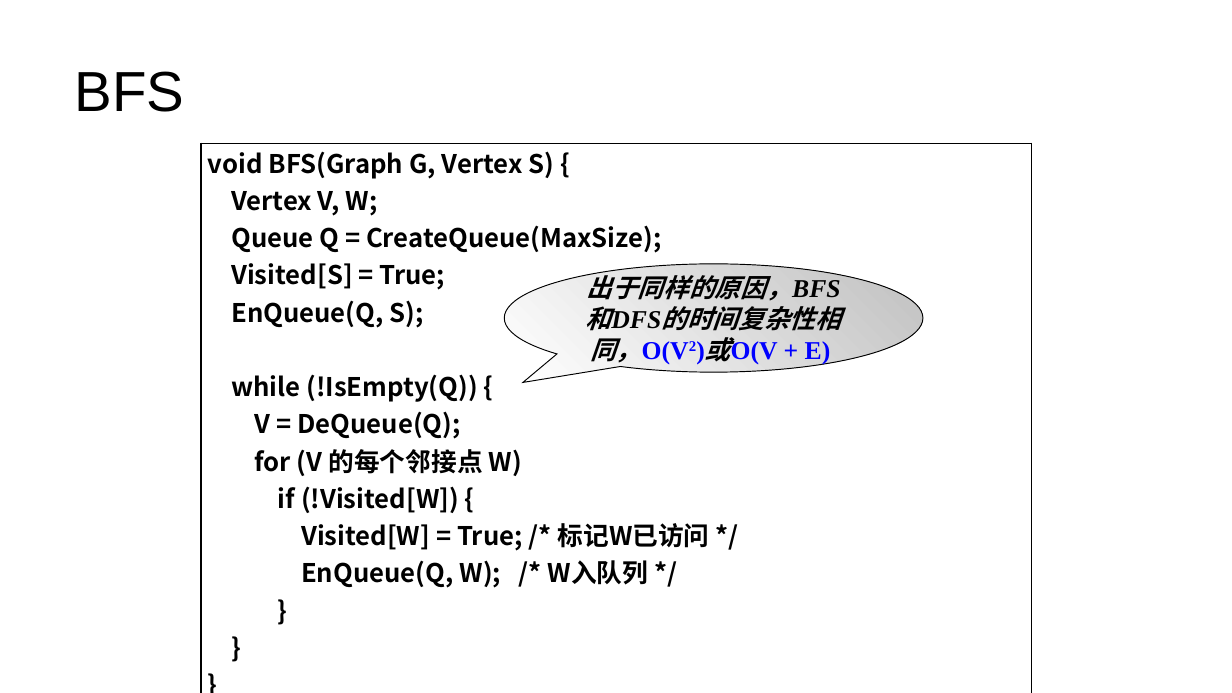
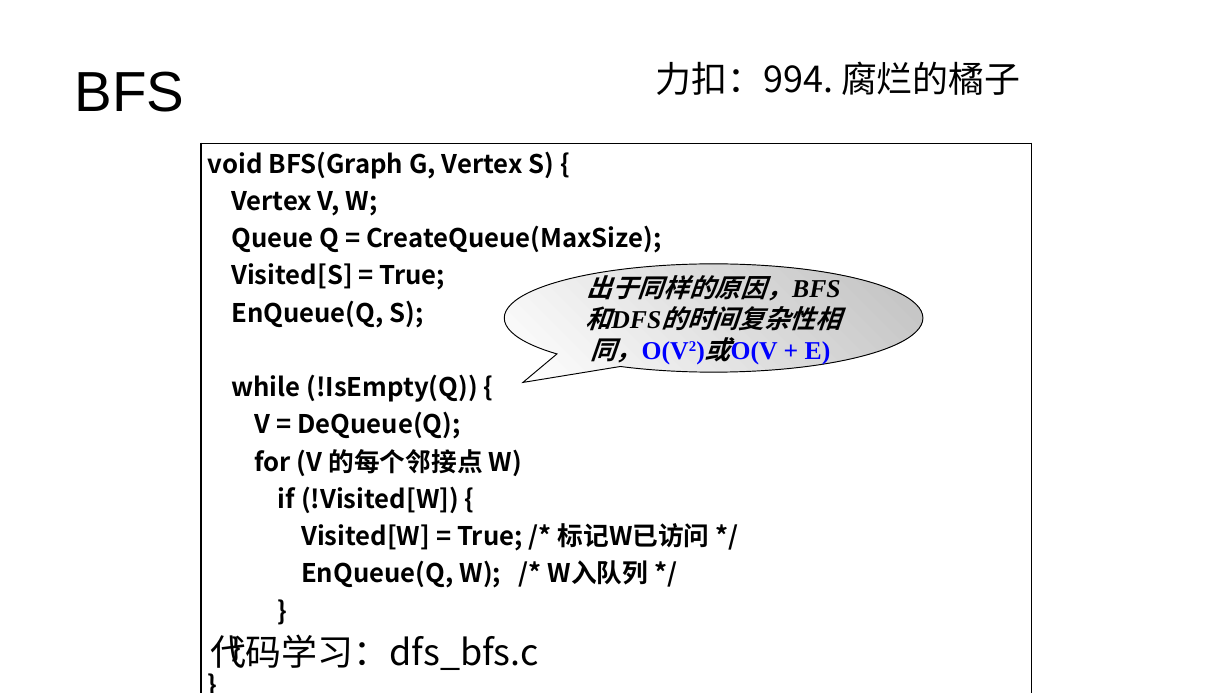
Before and after one commit to lezhang-thu/data-structure, a slide deck: slide 19 of graph/2022秋季-数据结构-第6章-图a.pptx (slide 18 before the commit). Drawn at 1232x693 pixels with LibreOffice and Linux fonts; fonts in the diff are those of the drawing. Boxes give left, top, right and bottom in pixels: in the first picture for what was removed or moved away, otherwise in the second. Text is boxed around its words. In the diff, an @@ line names an element or a change of style, - is before the commit and + after.

```diff
--- a/graph/2022秋季-数据结构-第6章-图a.pptx
+++ b/graph/2022秋季-数据结构-第6章-图a.pptx
@@ text added at bbox=[656, 61, 1020, 95], 28 pt, text #000000 @@
+力扣：994. 腐烂的橘子
@@ text added at bbox=[210, 634, 538, 675], 28 pt, text #000000 @@
+代码学习：dfs_bfs.c
```
Also in this commit, not shown: 16 other slides changed, 1 slide added, 7 other files.
